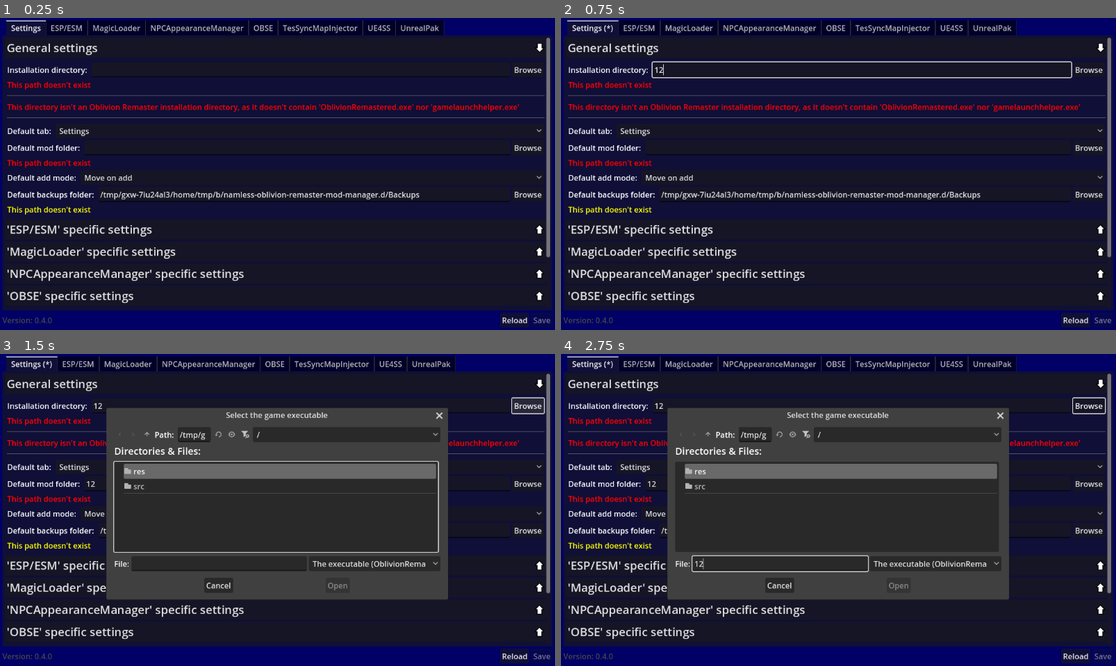
Above: before the commit, frames 1-4 (two rows, left to right).
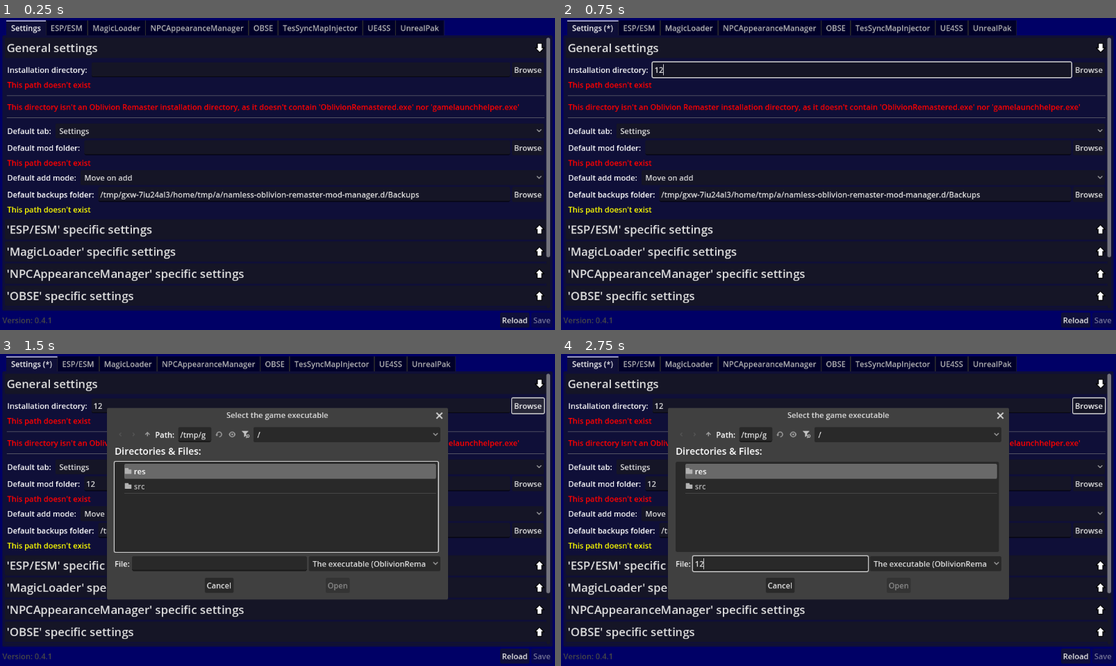
Above: after the commit, the same moments.

Repository: TheNamlessGuy/oblivion-remaster-mod-manager
Game: Godot game, scene res://src/components/main_window.tscn
The game is run twice, just before and just after one commit, with the same random seed, the same clock (stepped at 60 frames per second) and the same inputs.
Inputs (mouse positions are in pixels of both pictures, inside the frame that each line leads up to):
- Up to frame 1 (0.25 s): no input
- Up to frame 2 (0.75 s): click (860, 71) at 0.52 s; type "12" at 0.6 s
- Up to frame 3 (1.5 s): click (299, 485) at 0.75 s; type "12" at 0.83 s; click "Browse" at 1.25 s
- Up to frame 4 (2.75 s): click (777, 563) at 2.02 s; type "12" at 2.1 s

The runs differ from the first frame. In frame 1, 0.3% of the frame differs, in the area x 8-76%, y 55-98%; in frame 2, 0.3%; in frame 3, 0.7%, in the area x 8-60%, y 17-98%; in frame 4, 0.7%.

Commit message:
release: 0.4.1

Diff:
--- a/project/src/components/main_window.tscn
+++ b/project/src/components/main_window.tscn
@@ -47,7 +47,7 @@
 
 [node name="VersionLabel" type="Label" parent="MarginContainer/WindowContent/ButtonContainer"]
 layout_mode = 2
-text = "Version: 0.4.0"
+text = "Version: 0.4.1"
 
 [node name="HSplitContainer" type="HSplitContainer" parent="MarginContainer/WindowContent/ButtonContainer"]
 layout_mode = 2
Not shown, changed: docs/changelog.md
